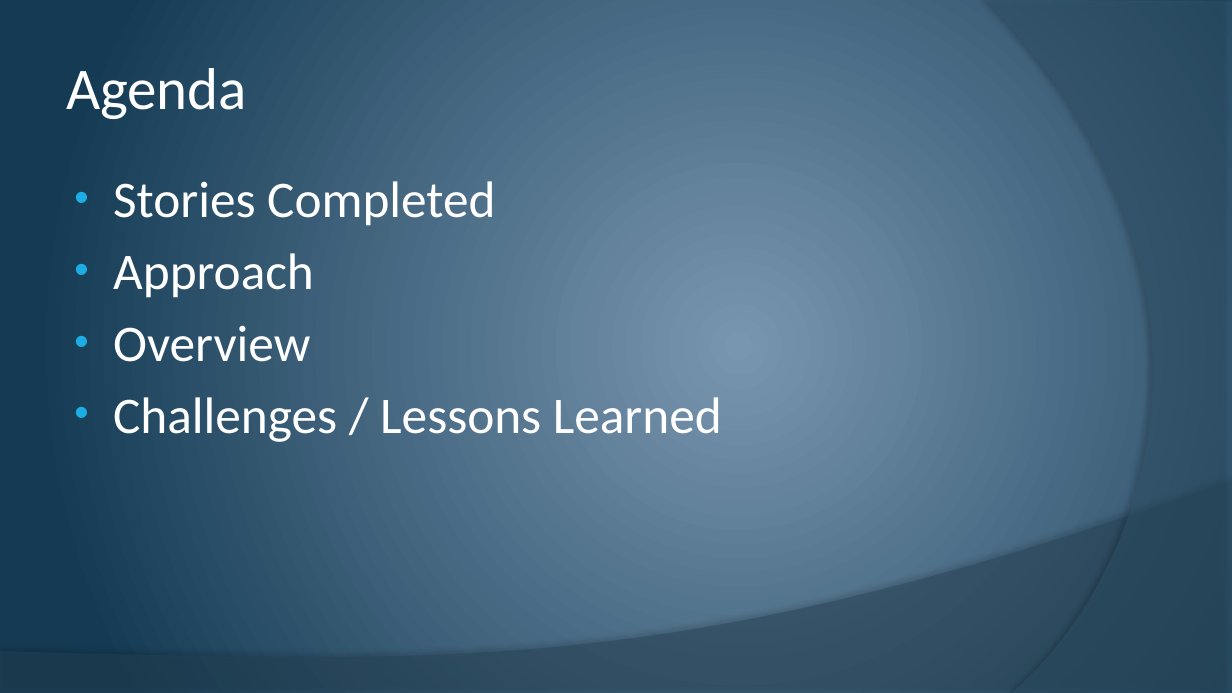
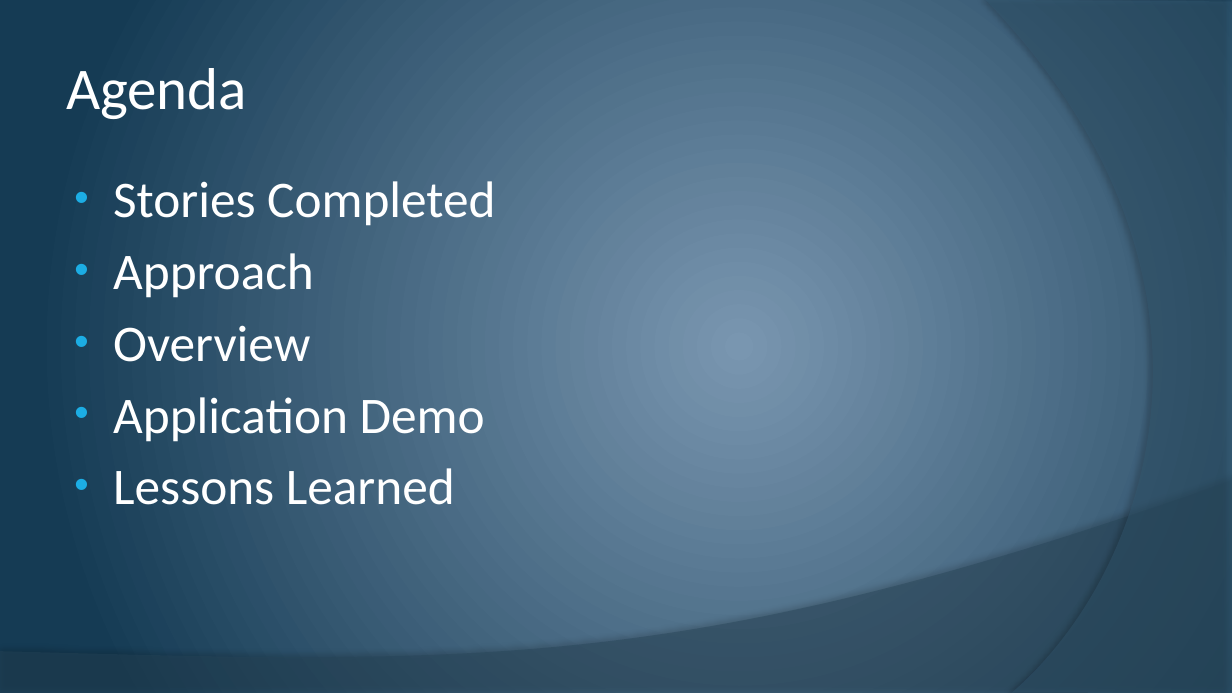
Before and after one commit to cstultz/cis234, a slide deck: slide 3 of assigns/assign10/t1-a10.pptx (slide 2 before the commit). Drawn at 1232x693 pixels with LibreOffice and Linux fonts; fonts in the diff are those of the drawing. Boxes give left, top, right and bottom in pixels: in the first picture for what was removed or moved away, otherwise in the second. Text is boxed around its words. In the diff, an @@ line names an element or a change of style, - is before the commit and + after.

```diff
--- a/assigns/assign10/t1-a10.pptx
+++ b/assigns/assign10/t1-a10.pptx
@@ text at [113,397,485,505]: text changed @@
-• Challenges / Lessons Learned
+• Application Demo
+• Lessons Learned
```
Also in this commit, not shown: 3 other slides changed, 3 slides added.
